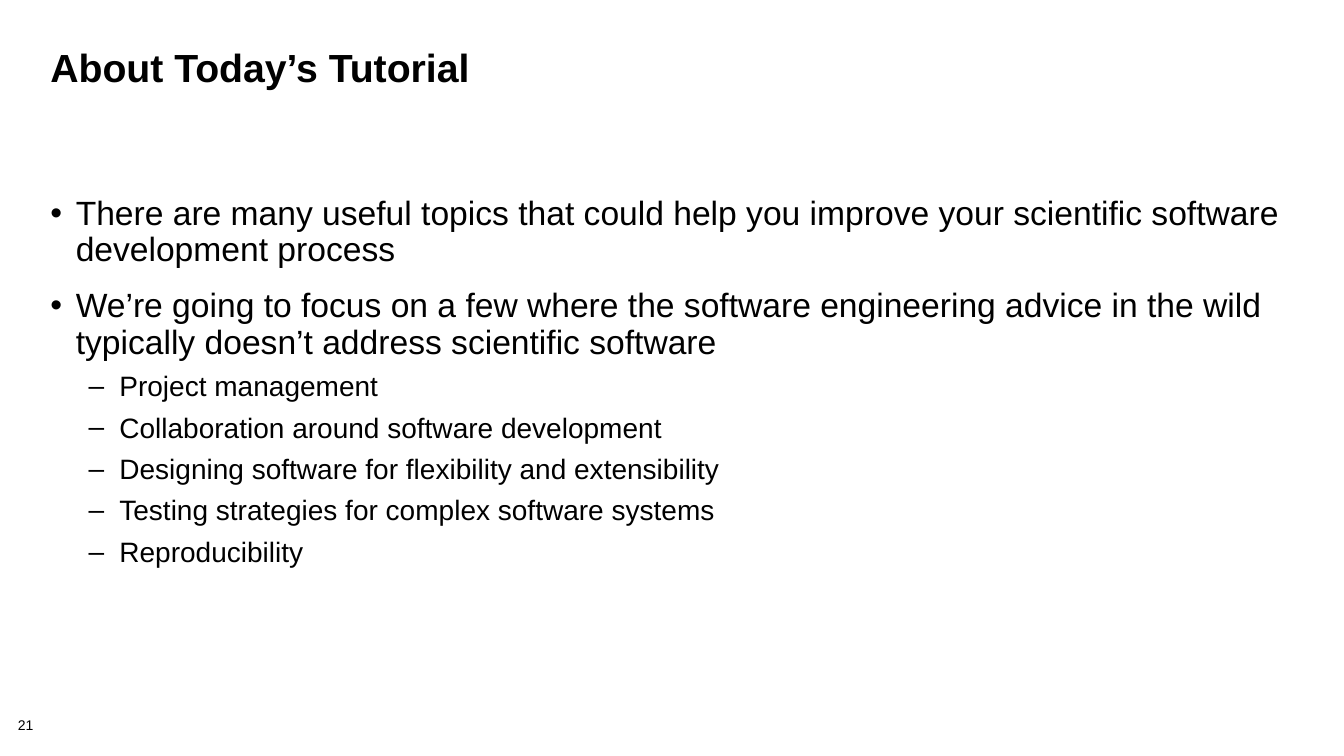
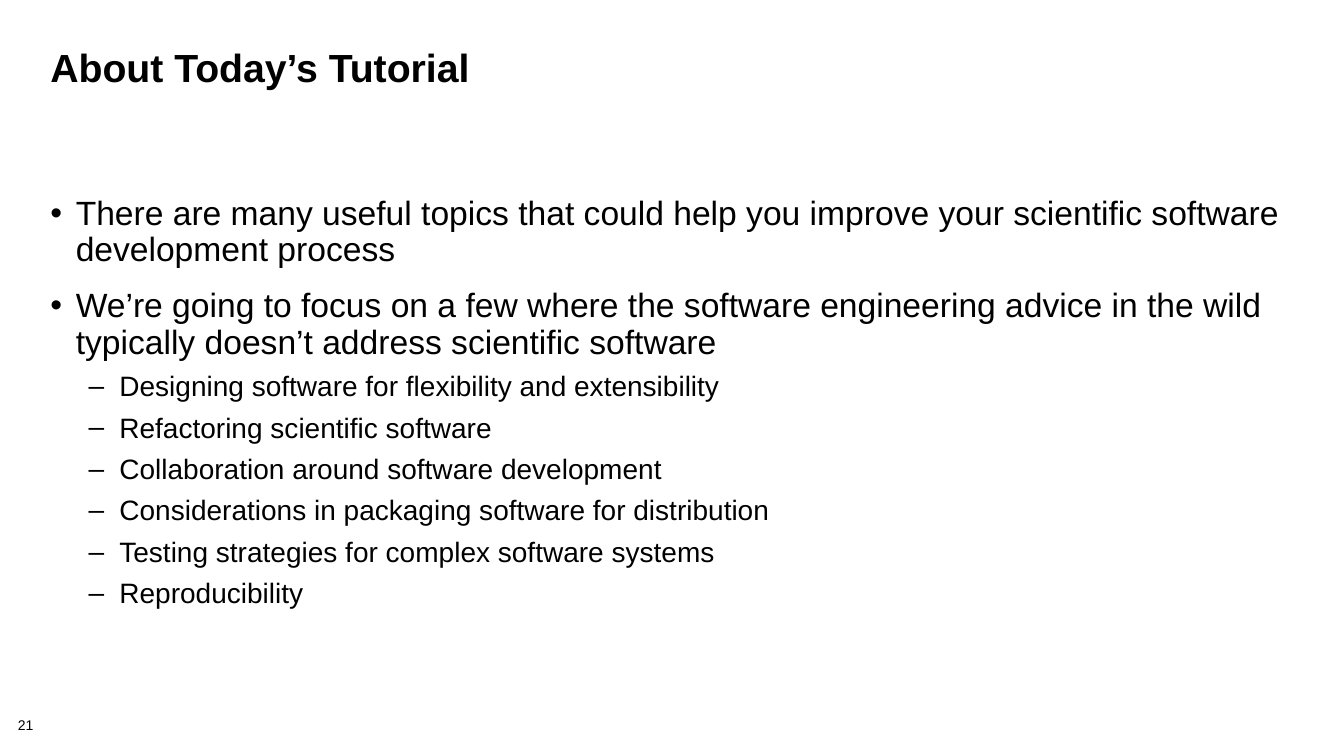
Before and after one commit to bssw-tutorial/presentations, a slide deck: slide 21 of overview.pptx. Drawn at 1344x756 pixels with LibreOffice and Linux fonts; fonts in the diff are those of the drawing; background and template pictures are left out. Boxes give left, top, right and bottom in pixels: in the first picture for what was removed or moved away, otherwise in the second. Text is boxed around its words. In the diff, an @@ line names an element or a change of style, - is before the commit and + after.

```diff
--- a/overview.pptx
+++ b/overview.pptx
@@ text at bbox=[119, 375, 719, 443]: text changed @@
-  – Project management
+  – Designing software for flexibility and extensibility
+  – Refactoring scientific software
@@ text at bbox=[119, 499, 769, 526]: text changed @@
-  – Designing software for flexibility and extensibility
+  – Considerations in packaging software for distribution
```
Also in this commit, not shown: 5 other slides changed, 8 other files.
